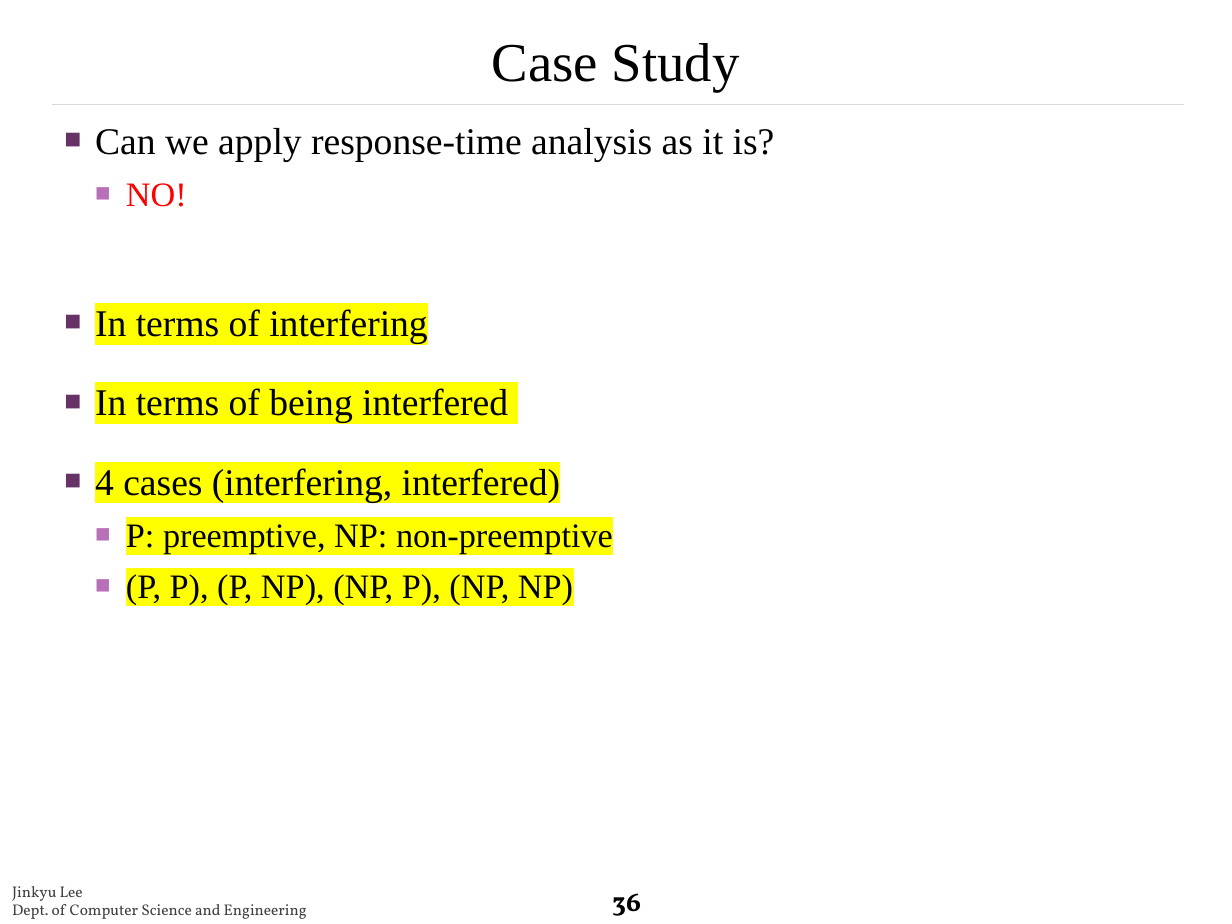
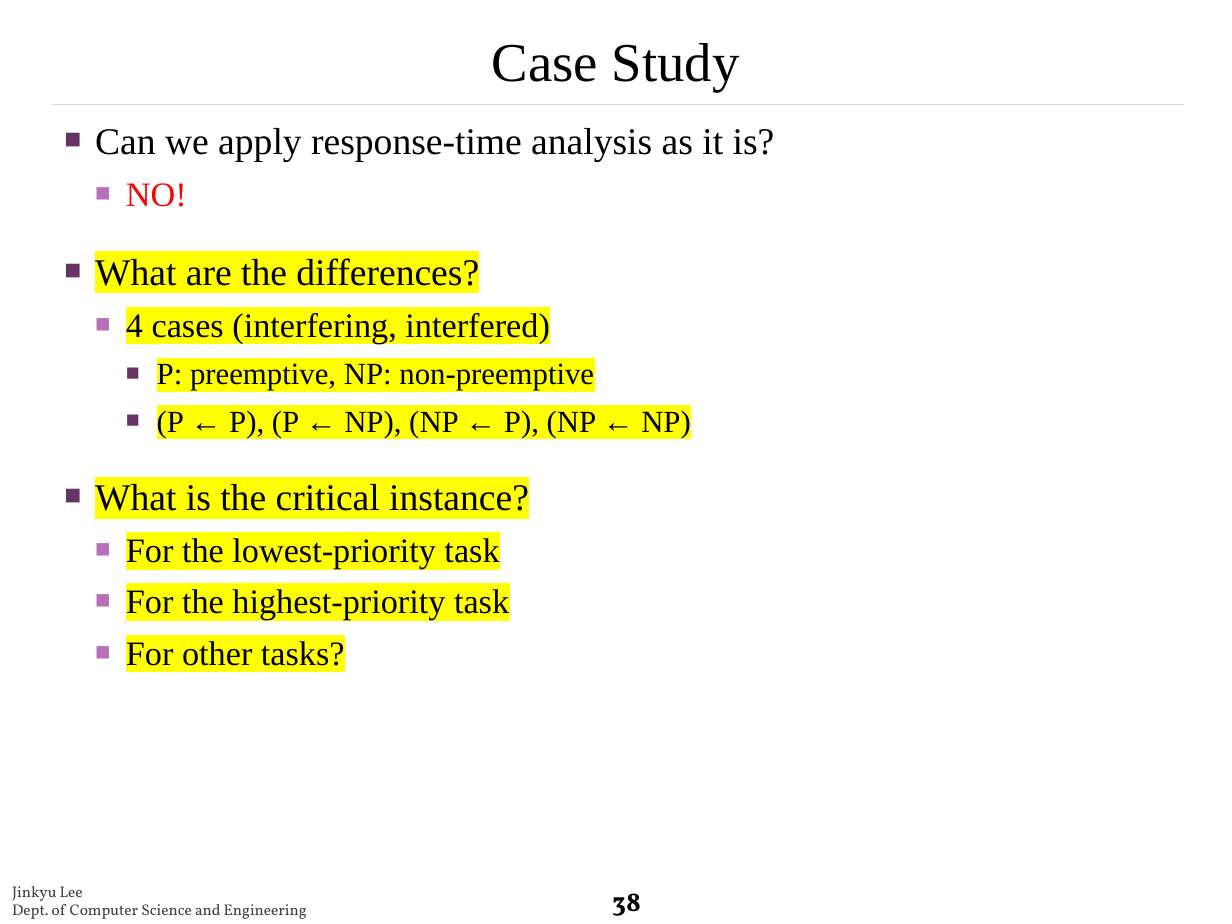
Before and after one commit to rtclskku/website, a slide deck: slide 38 of papers/2.pptx (slide 36 before the commit). Drawn at 1232x924 pixels with LibreOffice and Linux fonts; fonts in the diff are those of the drawing; background and template pictures are left out. Boxes give left, top, right and bottom in pixels: in the first picture for what was removed or moved away, otherwise in the second. Text is boxed around its words. In the diff, an @@ line names an element or a change of style, - is before the commit and + after.

```diff
--- a/papers/2.pptx
+++ b/papers/2.pptx
@@ text at (x1=95, y1=258, x2=479, y2=286): text changed @@
-■ In terms of interfering
-■ In terms of being interfered
+■ What are the differences?
@@ text at (x1=126, y1=313, x2=594, y2=391): size 22 to 20 pt in "4 cases (interfering, interfered)"; size 20 to 18 pt in "P: preemptive, NP: non-preemptive"; list level 1 to 2 in "4 cases (interfering, interfered)"; bullet colour #663366 to #B870B8; list level 2 to 3 in "P: preemptive, NP: non-preemptive"; bullet colour #B870B8 to #663366 @@
@@ text at (x1=95, y1=411, x2=691, y2=666): text changed @@
-  ■ (P, P), (P, NP), (NP, P), (NP, NP)
+    ■ (P ← P), (P ← NP), (NP ← P), (NP ← NP)
+■ What is the critical instance?
+  ■ For the lowest-priority task
+  ■ For the highest-priority task
+  ■ For other tasks?
@@ page number at (x1=612, y1=893, x2=641, y2=916): text changed @@
-36
+38
```
Also in this commit, not shown: 7 other slides changed, 4 slides added, 1 slide removed.
